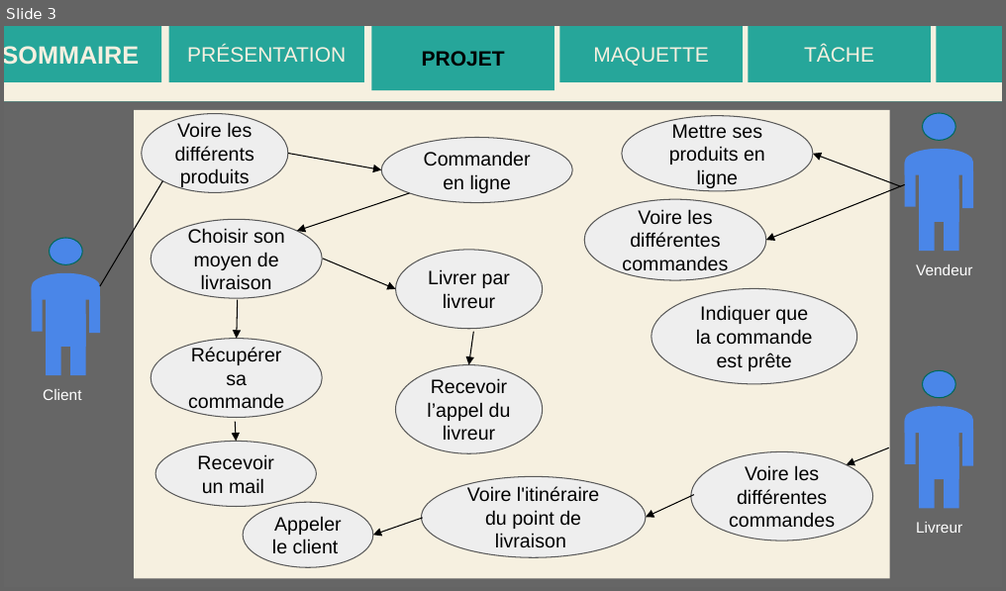
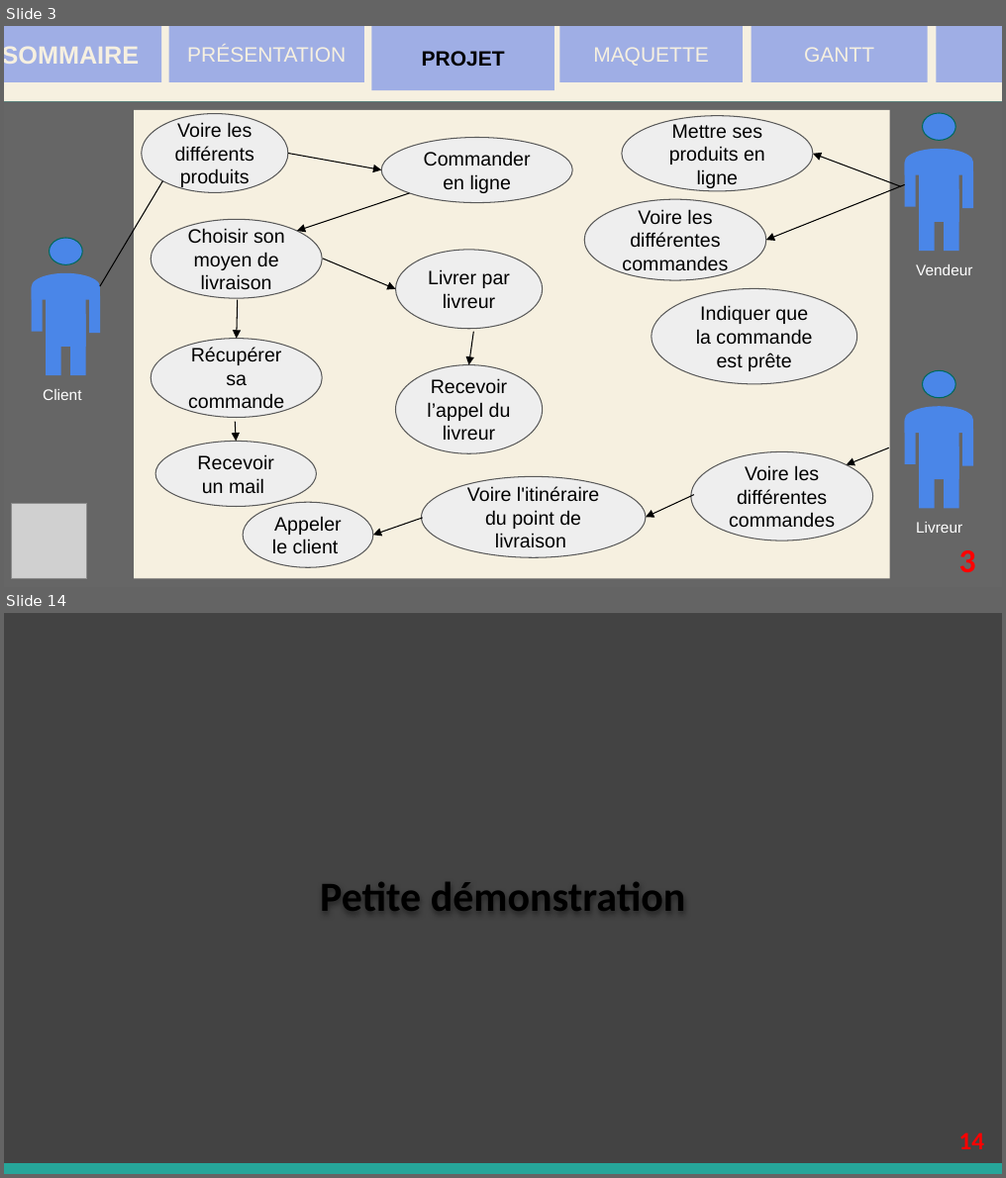
Before and after one commit to JDevs10/Shopping-Drive, a slide deck: docs/ShoppingDrive.pptx. Shown one above the other, each under a label of ours: slide 3 before the commit, slides 3 and 14 after it; the slides between them are not shown. The pictures are 1006x591 and 1006x1178 pixels, drawn with LibreOffice and Linux fonts; fonts in the diff are those of the drawing; grey boxes stand for pictures; background and template pictures are left out. Boxes give left, top, right and bottom in pixels: in the first picture for what was removed or moved away, otherwise in the second. Text is boxed around its words. In the diff, an @@ line names an element or a change of style, - is before the commit and + after.

```diff
--- a/docs/ShoppingDrive.pptx
+++ b/docs/ShoppingDrive.pptx
@@ slide 14 added at bbox=[4, 613, 1002, 1174], background picture (left out) @@
@@ title added at bbox=[320, 882, 686, 911], 30 pt, text #000000, bold @@
+Petite démonstration
@@ text added at bbox=[959, 1133, 985, 1150], 18 pt, text #FF0000, bold @@
+14
@@ rectangle added at bbox=[4, 1163, 1002, 1174], fill #26A69A @@
@@ slide 3 changed as well @@
@@ fill #26A69A to #9FAEE5 in 6 elements at bbox=[4, 26, 161, 82], bbox=[168, 26, 364, 82], bbox=[372, 26, 554, 91], bbox=[559, 26, 743, 82], bbox=[936, 26, 1002, 82], bbox=[751, 26, 928, 82] @@
@@ rectangle "GANTT": place and size @@
-rectangle "GANTT" at bbox=[747, 26, 930, 82]
+rectangle "GANTT" at bbox=[751, 26, 928, 82]
@@ text in rectangle at bbox=[804, 47, 874, 62]: text changed @@
-TÂCHE
+GANTT
@@ picture added at bbox=[12, 504, 88, 579] @@
@@ text added at bbox=[959, 551, 976, 572], 24 pt, text #FF0000, bold @@
+3
```
Also in this commit, not shown: 6 other slides changed, 6 other slides added, 9 other files.
